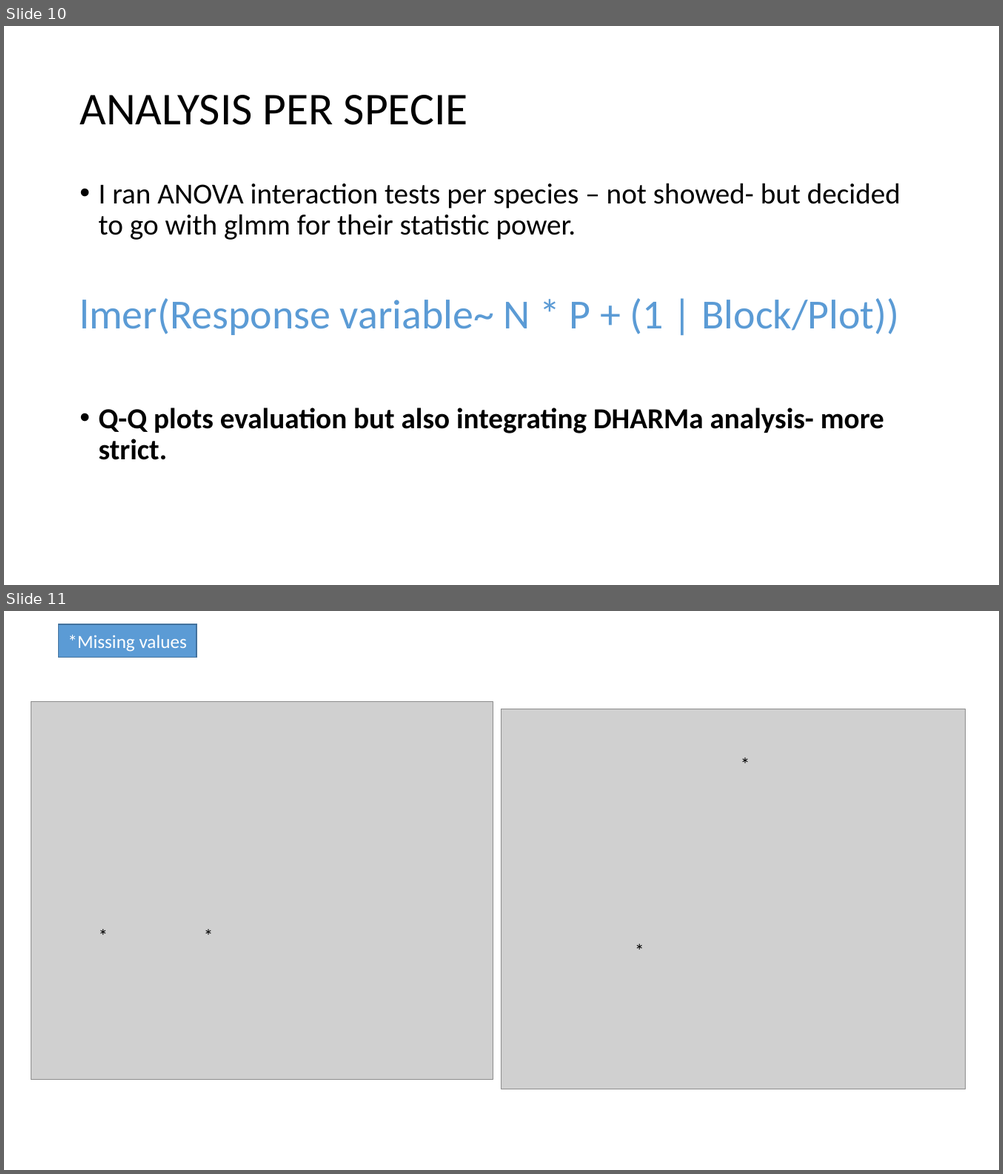
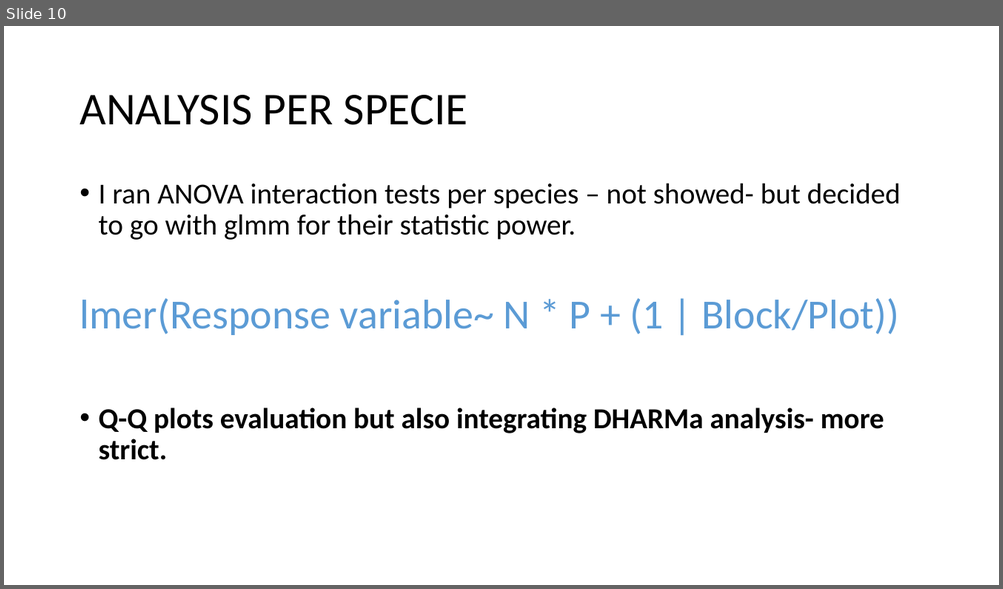
Before and after one commit to ajchavez94/NUMEX_preliminar, a slide deck: NUMEX_pre_RStudio/NUMEX results.pptx. Shown one above the other, each under a label of ours: slides 10 and 11 before the commit, slide 10 after it. The pictures are 1003x1174 and 1003x589 pixels, drawn with LibreOffice and Linux fonts; fonts in the diff are those of the drawing; grey boxes stand for pictures. Boxes give left, top, right and bottom in pixels: in the first picture for what was removed or moved away, otherwise in the second. Text is boxed around its words. In the diff, an @@ line names an element or a change of style, - is before the commit and + after.

```diff
--- a/NUMEX_pre_RStudio/NUMEX results.pptx
+++ b/NUMEX_pre_RStudio/NUMEX results.pptx
@@ slide 11 removed at <box>4,611,999,1170</box>, background #FFFFFF @@
@@ rectangle removed at <box>59,624,196,658</box> @@
-*Missing values
@@ picture removed at <box>31,701,492,1080</box> @@
@@ picture removed at <box>502,709,965,1089</box> @@
@@ text removed at <box>733,749,755,779</box> @@
-*
@@ text removed at <box>91,920,114,951</box> @@
-*
@@ text removed at <box>196,920,219,951</box> @@
-*
@@ text removed at <box>628,936,650,965</box> @@
-*
```
Also in this commit, not shown: 1 slide changed, 1 slide added, 1 other slide removed, 20 other files.
